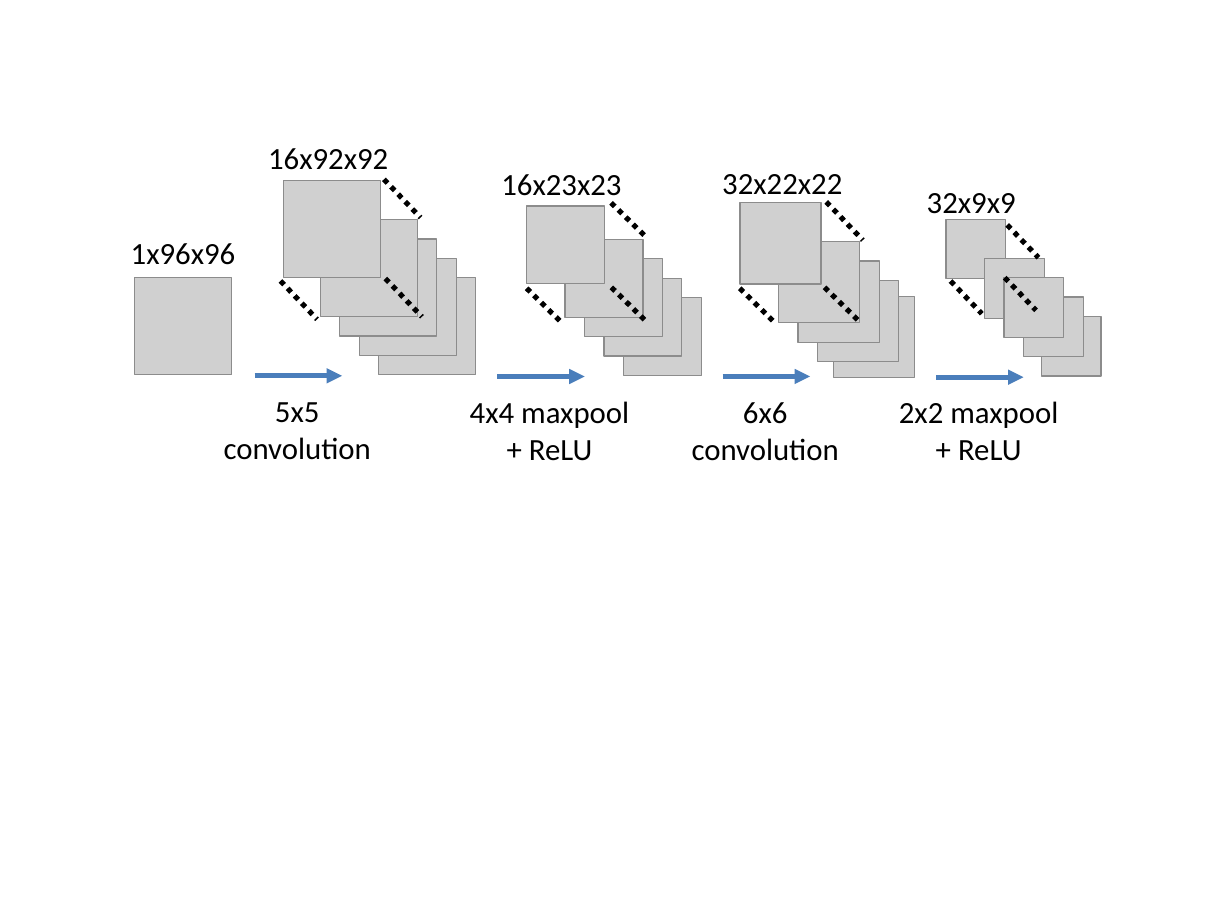
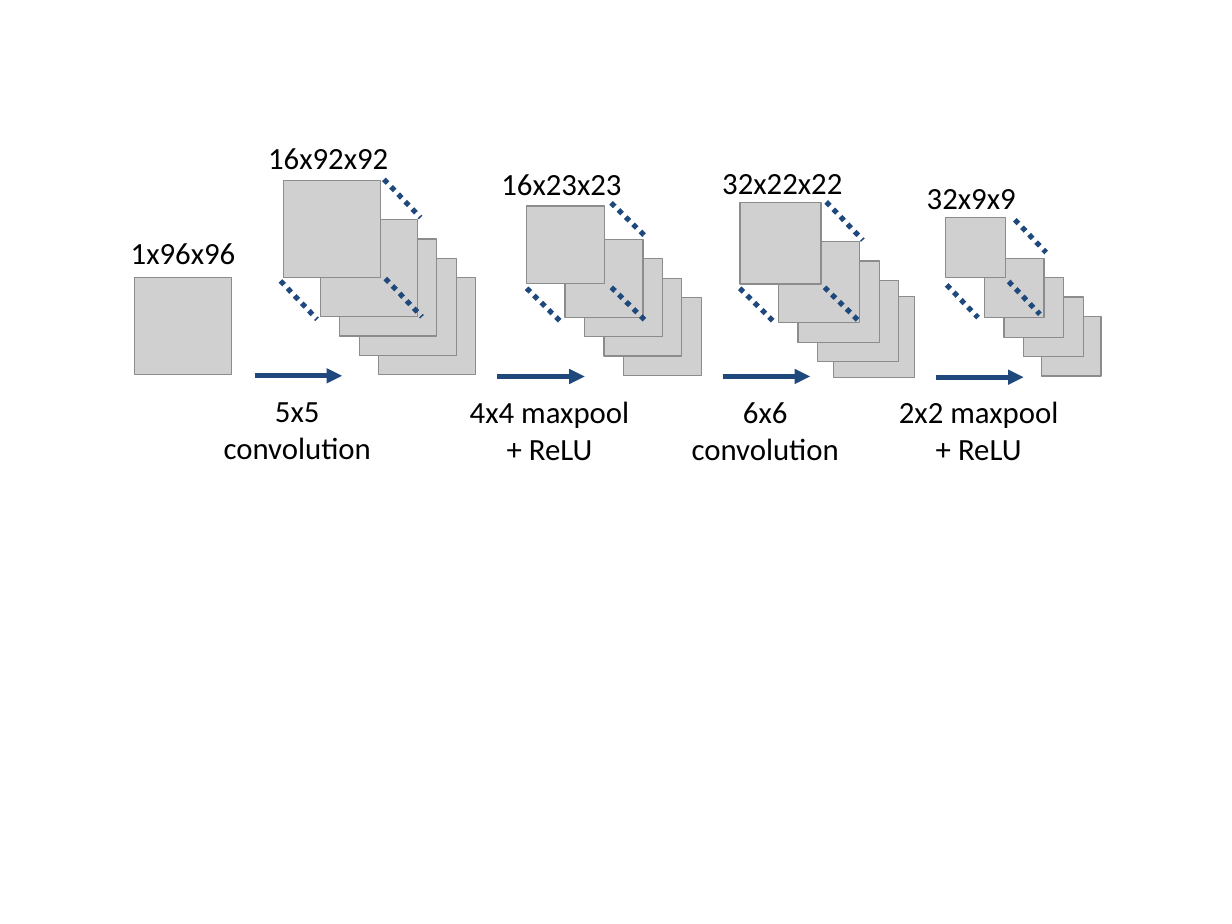
Before and after one commit to jonathantompson/KinectHands, a slide deck: slide 9 of TOG_Paper/figures.pptx (slide 8 before the commit). Drawn at 1232x924 pixels with LibreOffice and Linux fonts; fonts in the diff are those of the drawing; grey boxes stand for pictures. Boxes give left, top, right and bottom in pixels: in the first picture for what was removed or moved away, otherwise in the second. Text is boxed around its words. In the diff, an @@ line names an element or a change of style, - is before the commit and + after.

```diff
--- a/TOG_Paper/figures.pptx
+++ b/TOG_Paper/figures.pptx
@@ text "32x9x9" rewrapped from (927, 193, 1016, 221) to (927, 189, 1016, 210) @@
@@ line (384, 180) - (420, 218): stroke #000000 3 pt dashed to #1F497D 3 pt dashed @@
@@ line (611, 203) - (646, 237): stroke #000000 3 pt dashed to #1F497D 3 pt dashed @@
@@ line (827, 202) - (862, 240): stroke #000000 3 pt dashed to #1F497D 3 pt dashed @@
@@ picture: place and size @@
-picture at (984, 259, 1045, 319)
+picture at (946, 218, 1007, 278)
@@ line moved from (1008, 225) - (1039, 257) to (1015, 219) - (1046, 253) @@
@@ line (1015, 219) - (1046, 253): stroke #000000 3 pt dashed to #1F497D 3 pt dashed @@
@@ picture: place and size @@
-picture at (946, 219, 1005, 278)
+picture at (984, 259, 1044, 318)
@@ line (281, 281) - (317, 319): stroke #000000 3 pt dashed to #1F497D 3 pt dashed @@
@@ line (386, 278) - (421, 317): stroke #000000 3 pt dashed to #1F497D 3 pt dashed @@
@@ line (526, 288) - (562, 323): stroke #000000 3 pt dashed to #1F497D 3 pt dashed @@
@@ line (611, 287) - (647, 322): stroke #000000 3 pt dashed to #1F497D 3 pt dashed @@
@@ line (739, 288) - (775, 323): stroke #000000 3 pt dashed to #1F497D 3 pt dashed @@
@@ line (824, 287) - (860, 322): stroke #000000 3 pt dashed to #1F497D 3 pt dashed @@
@@ line moved from (951, 281) - (982, 314) to (946, 285) - (978, 318) @@
@@ line (946, 285) - (978, 318): stroke #000000 3 pt dashed to #1F497D 3 pt dashed @@
@@ line moved from (1005, 277) - (1036, 310) to (1009, 281) - (1040, 314) @@
@@ line (1009, 281) - (1040, 314): stroke #000000 3 pt dashed to #1F497D 3 pt dashed @@
@@ arrow (255, 376) - (342, 376): stroke #4B7EBC 3 pt to #1F497D 3 pt @@
@@ arrow (498, 377) - (585, 377): stroke #4B7EBC 3 pt to #1F497D 3 pt @@
@@ arrow (723, 377) - (811, 377): stroke #4B7EBC 3 pt to #1F497D 3 pt @@
@@ arrow (936, 377) - (1024, 377): stroke #4B7EBC 3 pt to #1F497D 3 pt @@
```
Also in this commit, not shown: 1 other slide changed, 2 slides added, 1 slide removed, 27 other files.
